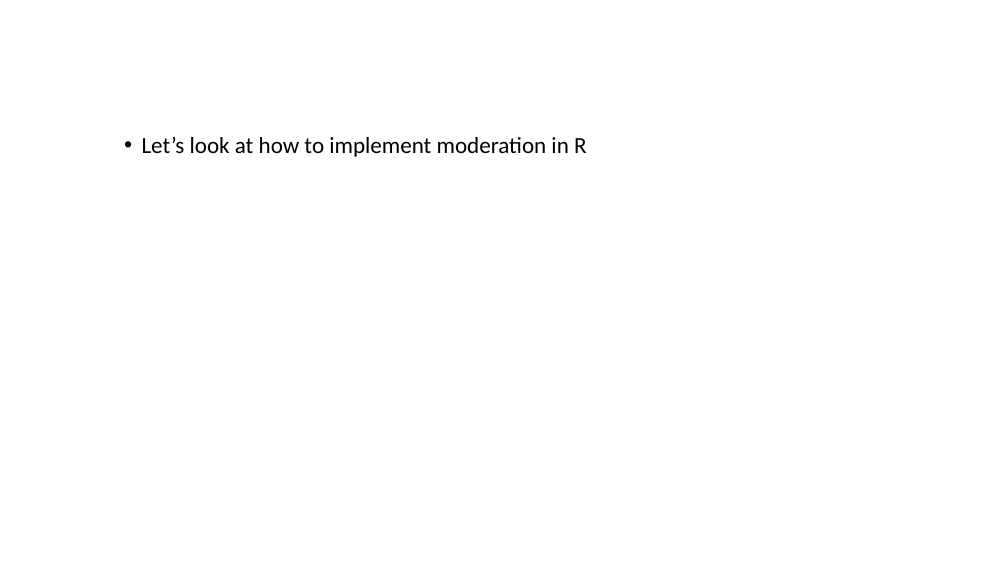
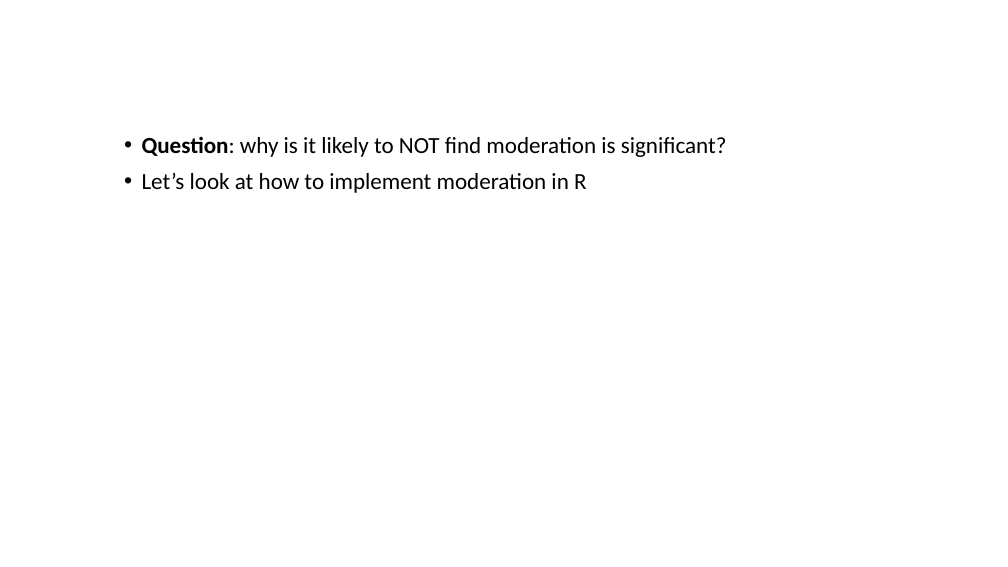
Before and after one commit to bigdataforsocialjustice/stats-for-social-justice, a slide deck: slide 52 of slides/moderation/Mediation and Moderation (Part 3).pptx (slide 50 before the commit). Drawn at 1008x567 pixels with LibreOffice and Linux fonts; fonts in the diff are those of the drawing. Boxes give left, top, right and bottom in pixels: in the first picture for what was removed or moved away, otherwise in the second. Text is boxed around its words. In the diff, an @@ line names an element or a change of style, - is before the commit and + after.

```diff
--- a/slides/moderation/Mediation and Moderation (Part 3).pptx
+++ b/slides/moderation/Mediation and Moderation (Part 3).pptx
@@ text at [142,137,727,157]: paragraph added @@
+• Question: why is it likely to NOT find moderation is significant?
```
Also in this commit, not shown: 17 other slides changed, 2 slides added.
